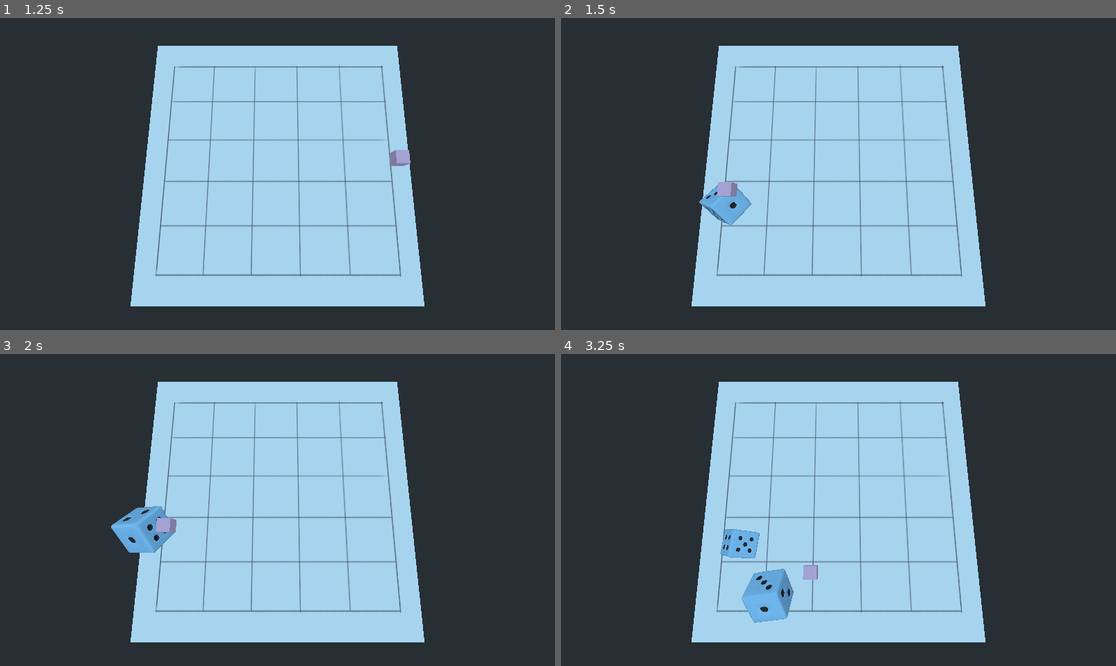
Above: before the commit, frames 1-4 (two rows, left to right).
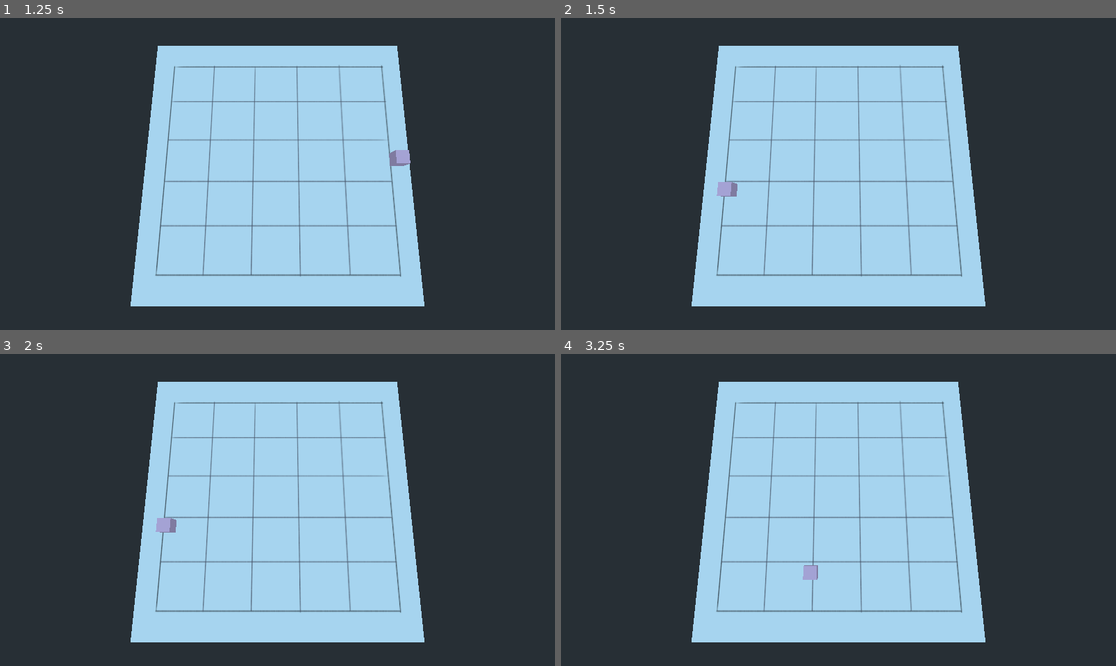
Above: after the commit, the same moments.

Repository: CarapaceonBear/gmtk-2022
Game: Godot game, scene res://scenes/game.tscn
The game is run twice, just before and just after one commit, with the same random seed, the same clock (stepped at 60 frames per second) and the same inputs. The project has no main scene, so this scene is started directly.
Inputs (mouse positions are in pixels of both pictures, inside the frame that each line leads up to):
- Up to frame 1 (1.25 s): tap Enter at 0.5 s; move the mouse to (399, 158) at 0.52 s; press the mouse at (399, 158) at 0.53 s
- Up to frame 2 (1.5 s): tap Space at 1.25 s; move the mouse to (727, 189) at 1.27 s; release the mouse at (727, 189) at 1.28 s; click (727, 189) at 1.35 s
- Up to frame 3 (2 s): no input
- Up to frame 4 (3.25 s): move the mouse to (894, 441) at 2.02 s; press the mouse at (894, 441) at 2.03 s; move the mouse to (810, 572) at 2.77 s; release the mouse at (810, 572) at 2.78 s; click (810, 572) at 2.85 s

Frame 1 is identical in both runs. In frame 2, 0.6% of the frame differs, in the area x 24-35%, y 53-67%; in frame 3, 1.0%; in frame 4, 1.8%, in the area x 28-42%, y 56-87%.

Commit message:
adjacent dice rerolling

Diff:
--- a/scenes/die.gd
+++ b/scenes/die.gd
@@ -4,10 +4,13 @@
 var locked = false
 
 func _ready():
+	reroll()
+
+func tell_rotation():
+	return (self.rotation_degrees)
+
+func reroll():
 	rng.randomize()
 	var torque = Vector3(rng.randf_range(-4, 4), rng.randf_range(-4, 4), rng.randf_range(-4, 4))
 	apply_central_impulse(Vector3(0, 10, 0))
 	apply_torque_impulse(torque)
-
-func tell_rotation():
-	return (self.rotation_degrees)
--- a/scenes/game.gd
+++ b/scenes/game.gd
@@ -9,15 +9,14 @@
 var point = Vector3()
 var z_depth = 8
 signal fire_click(boolean)
-enum States {ACTIVE, INACTIVE}
-var current_state = States.ACTIVE
+enum States {PLACING, REROLLING, RESOLVING}
+var current_state = States.PLACING
 var squares = [[],[],[],[],[]]
 var square_groups = ["A_squares", "B_squares", "C_squares", "D_squares", "E_squares"]
 var grid = [[],[],[],[],[]]
 var grid_groups = ["A_grid", "B_grid", "C_grid", "D_grid", "E_grid"]
 
 func _ready():
-#	grid = [[A1,A2,A3,A4,A5],[B1,B2,B3,B4,B5]etc]
 	for n in 5:
 		var row = get_tree().get_nodes_in_group(square_groups[n])
 		for square in row:
@@ -26,16 +25,11 @@
 		row = get_tree().get_nodes_in_group(grid_groups[n])
 		for position in row:
 			grid[n].append(position)
-#	for row in squares:
-#		for index in row:
-#			print(index)
-#	for row in grid:
-#		for index in row:
-#			print(index)
 
 func _input(event):
-	if(event.is_action_pressed("click")):
+	if(current_state == States.PLACING and event.is_action_pressed("click")):
 		emit_signal("fire_click", true)
+		current_state = States.REROLLING
 
 func _physics_process(delta):
 	point = _mouse_track()
@@ -57,7 +51,43 @@
 		y += 1
 	var target_in_grid = grid[squares_indices[0]][squares_indices[1]]
 	spawn_die(target_in_grid)
-#	print (target_in_grid.name)
+
+func check_grid(grid_position):
+	var grid_indices
+	var y = 0
+	for row in grid:
+		var x = 0
+		for element in row:
+			if (element == grid_position):
+				grid_indices = [y, x]
+			x += 1
+		y += 1
+	return grid_indices
+
+func check_adjacent_in_grid(indices):
+	var rerolling = false
+	if (indices[0] != 0):
+		var above = grid[indices[0] - 1][indices[1]]
+		if (above.get_child_count() != 0):
+			rerolling = true
+			above.get_children()[0].reroll()
+	if (indices[0] != 4):
+		var below = grid[indices[0] + 1][indices[1]]
+		if (below.get_child_count() != 0):
+			rerolling = true
+			below.get_children()[0].reroll()
+	if (indices[1] != 0):
+		var left = grid[indices[0]][indices[1] - 1]
+		if (left.get_child_count() != 0):
+			rerolling = true
+			left.get_children()[0].reroll()
+	if (indices[1] != 4):
+		var right = grid[indices[0]][indices[1] + 1]
+		if (right.get_child_count() != 0):
+			rerolling = true
+			right.get_children()[0].reroll()
+	return rerolling
+
 
 func spawn_die(grid_position):
 	var new_die = die.instance()
@@ -80,6 +110,16 @@
 
 func _on_FloorArea_body_entered(body):
 	if(body.has_method("tell_rotation")):
+		if (current_state == States.REROLLING):
+			var grid_position = body.get_parent()
+			var indices = check_grid(grid_position)
+			current_state = States.RESOLVING
+			var rerolling = check_adjacent_in_grid(indices)
+			if (!rerolling):
+				current_state = States.PLACING
 		yield(get_tree().create_timer(1), "timeout")
 		var die_rotation = body.tell_rotation()
 		get_value_from_rotation(die_rotation)
+		if (current_state == States.RESOLVING):
+#			yield(get_tree().create_timer(1), "timeout")
+			current_state = States.PLACING
